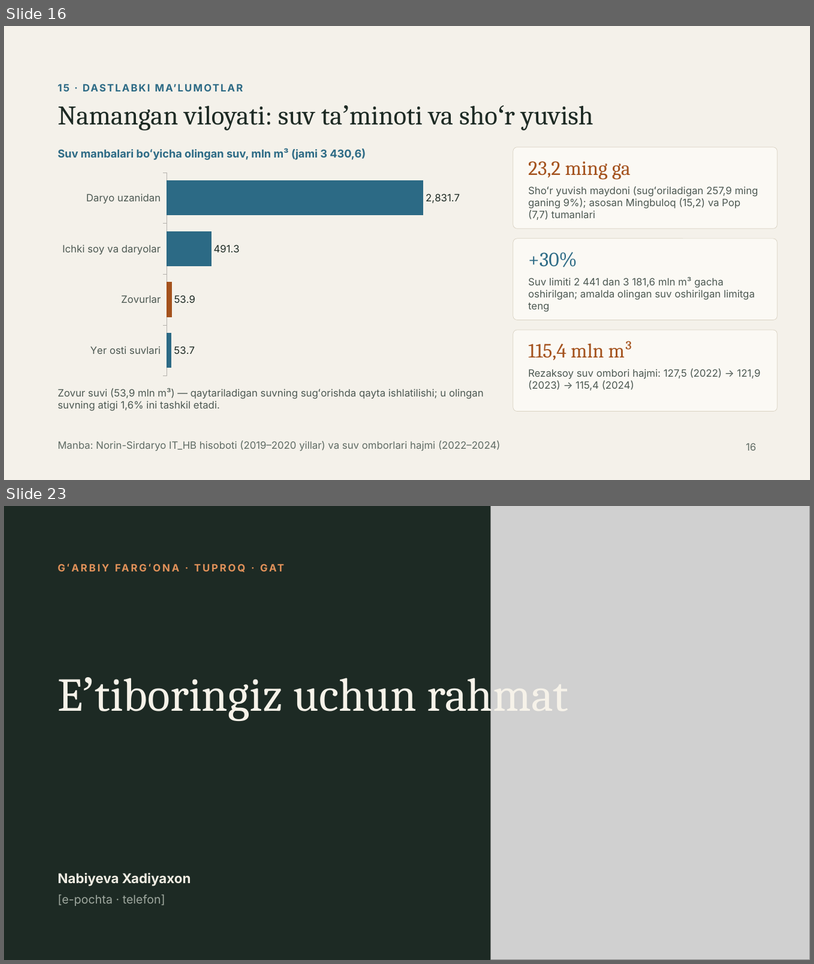
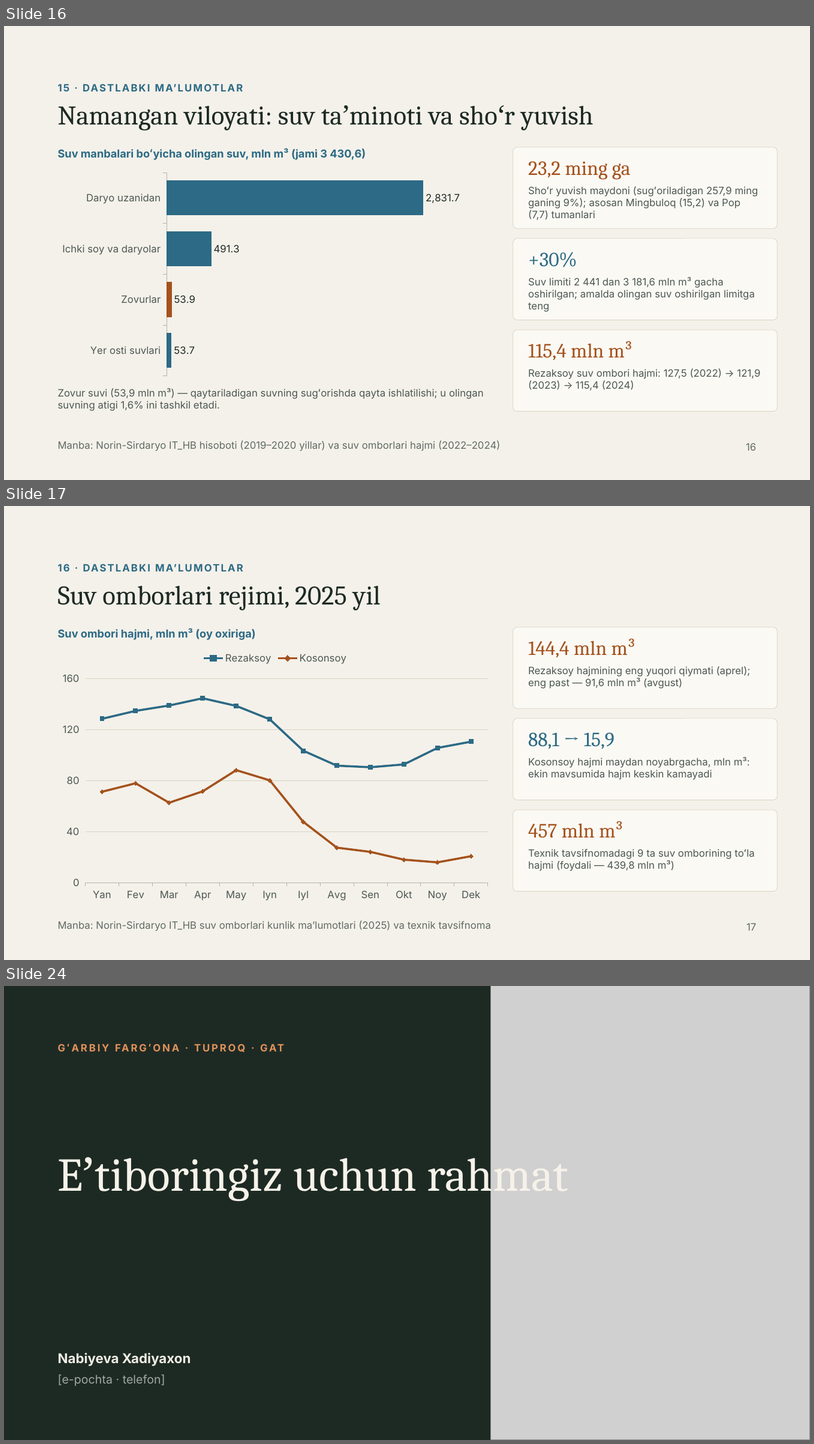
Before and after one commit to Rasuljon007/mirzohid-loyiha, a slide deck: Garbiy_Farg_ona_tuproqlari_GAT_asosida_bashoratlash.pptx. Shown one above the other, each under a label of ours: slides 16 and 23 before the commit, slides 16, 17 and 24 after it; the slides between them are not shown. The pictures are 814x964 and 814x1444 pixels, drawn with LibreOffice and Linux fonts; fonts in the diff are those of the drawing; grey boxes stand for pictures. Boxes give left, top, right and bottom in pixels: in the first picture for what was removed or moved away, otherwise in the second. Text is boxed around its words. In the diff, an @@ line names an element or a change of style, - is before the commit and + after.

```diff
--- a/Garbiy_Farg_ona_tuproqlari_GAT_asosida_bashoratlash.pptx
+++ b/Garbiy_Farg_ona_tuproqlari_GAT_asosida_bashoratlash.pptx
@@ slide 17 added at bbox=[4, 506, 810, 960], background #F4F1EA @@
@@ text added at bbox=[58, 560, 778, 576], 12 pt, text #2C6A85, bold @@
+16 · DASTLABKI MAʼLUMOTLAR
@@ title added at bbox=[58, 586, 381, 610], 32 pt, text #1D2A24 @@
+Suv omborlari rejimi, 2025 yil
@@ text added at bbox=[58, 628, 255, 640], 13 pt, text #2C6A85, bold @@
+Suv ombori hajmi, mln m³ (oy oxiriga)
@@ rounded rectangle added at bbox=[513, 627, 778, 709], fill #FBF9F4, outline #D9D2C3 0.5 pt @@
@@ line chart added at bbox=[54, 645, 497, 906] @@
+categories: Yan, Fev, Mar, Apr, May, Iyn, Iyl, Avg, Sen, Okt, Noy, Dek
+Rezaksoy: 128, 134, 139, 144, 138, 128, 103, 92, 90, 93, 106, 110
+Kosonsoy: 71, 78, 63, 72, 88, 80, 48, 27, 24, 18, 16, 21
@@ text added at bbox=[528, 638, 636, 658], 24 pt, text #A4521D @@
+144,4 mln m³
@@ text added at bbox=[528, 666, 751, 688], 12 pt, text #4C5852 @@
+Rezaksoy hajmining eng yuqori qiymati (aprel); eng past — 91,6 mln m³ (avgust)
@@ rounded rectangle added at bbox=[513, 718, 778, 800], fill #FBF9F4, outline #D9D2C3 0.5 pt @@
@@ text added at bbox=[528, 732, 615, 749], 24 pt, text #2C6A85 @@
+88,1 → 15,9
@@ text added at bbox=[528, 757, 750, 780], 12 pt, text #4C5852 @@
+Kosonsoy hajmi maydan noyabrgacha, mln m³: ekin mavsumida hajm keskin kamayadi
@@ rounded rectangle added at bbox=[513, 810, 778, 891], fill #FBF9F4, outline #D9D2C3 0.5 pt @@
@@ text added at bbox=[528, 820, 624, 838], 24 pt, text #A4521D @@
+457 mln m³
@@ text added at bbox=[528, 849, 755, 871], 12 pt, text #4C5852 @@
+Texnik tavsifnomadagi 9 ta suv omborining toʻla hajmi (foydali — 439,8 mln m³)
@@ text added at bbox=[58, 920, 491, 931], 12 pt, text #5F6B64 @@
+Manba: Norin-Sirdaryo IT_HB suv omborlari kunlik maʼlumotlari (2025) va texnik tavsifnoma
@@ text added at bbox=[747, 923, 756, 930], 12 pt, text #5F6B64 @@
+17
@@ what was slide 23 is now slide 24 @@
```
Also in this commit, not shown: 7 slides changed.
